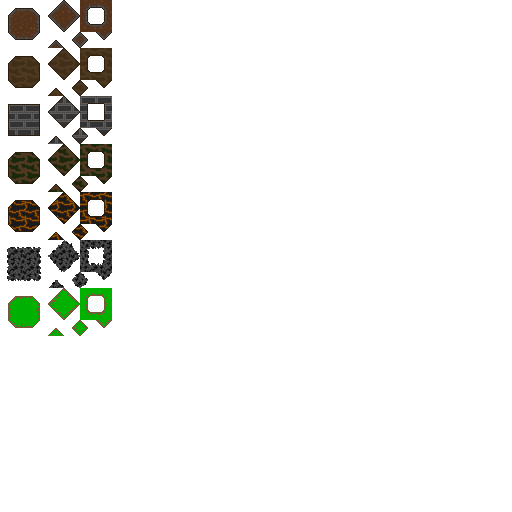
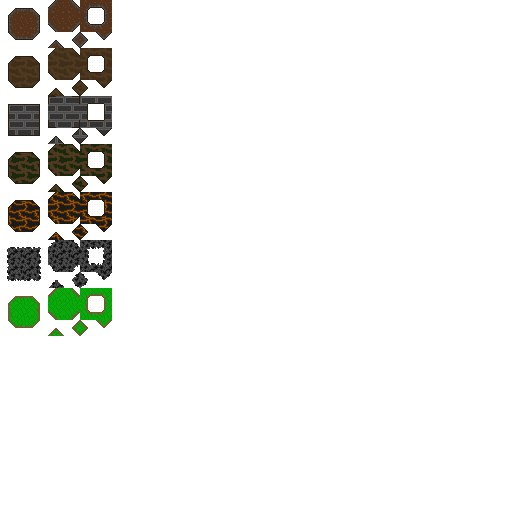
Two versions of the same layered image (512 x 512). Layer-by-layer changes:
painted on "Layer 2 Merged" over [9, 0, 112, 336]
